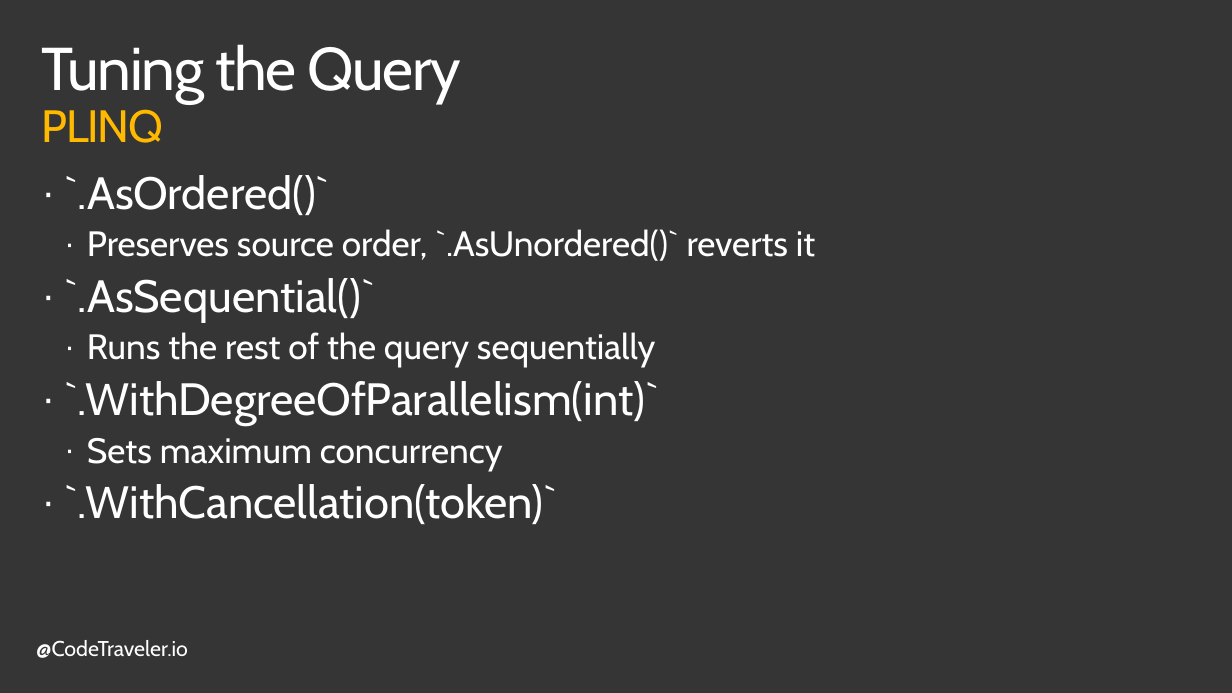
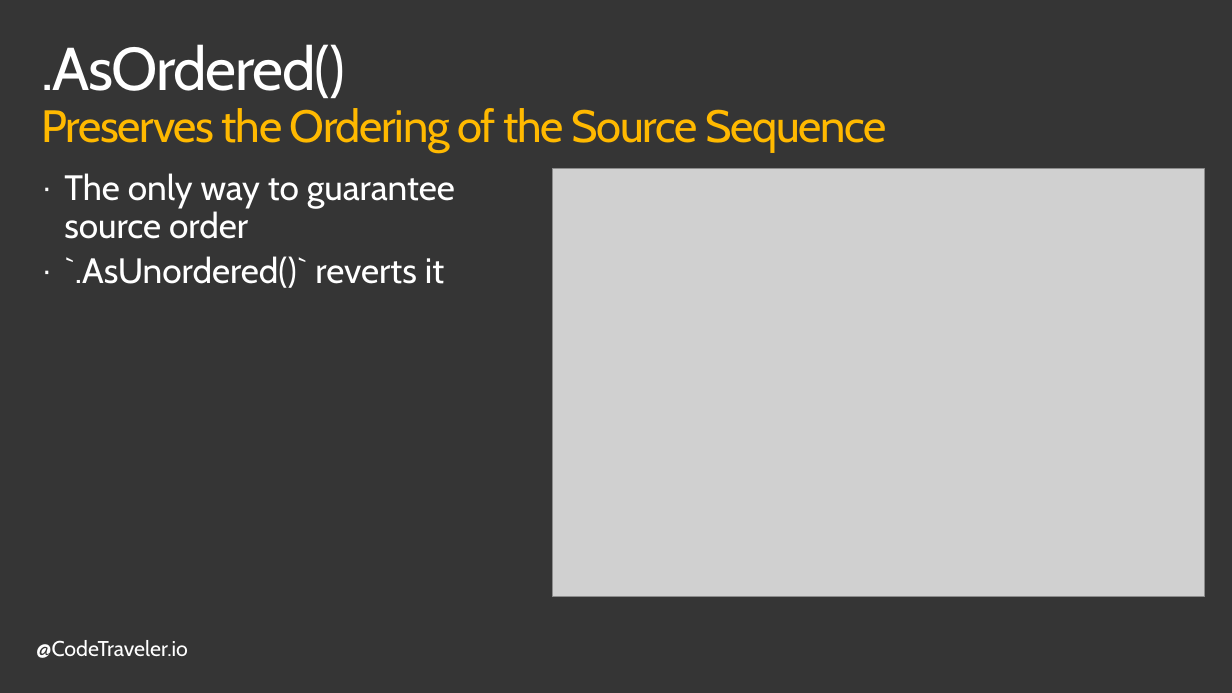
Before and after one commit to TheCodeTraveler/BecomeAnExpertWithAsyncAwait, a slide deck: slide 14 of 7. Data Parallelism/DataParallelism.pptx. Drawn at 1232x693 pixels with LibreOffice and Linux fonts; fonts in the diff are those of the drawing; grey boxes stand for pictures; background and template pictures are left out. Boxes give left, top, right and bottom in pixels: in the first picture for what was removed or moved away, otherwise in the second. Text is boxed around its words. In the diff, an @@ line names an element or a change of style, - is before the commit and + after.

```diff
--- a/7. Data Parallelism/DataParallelism.pptx
+++ b/7. Data Parallelism/DataParallelism.pptx
@@ title at box(42, 44, 887, 153): text changed; size 48 to 36 pt; text colour #FFFFFF to #FFB900 @@
-Tuning the Query
-PLINQ
+.AsOrdered()
+Preserves the Ordering of the Source Sequence
@@ text at box(64, 173, 455, 288): text changed @@
-· `.AsOrdered()`
-  · Preserves source order, `.AsUnordered()` reverts it
-· `.AsSequential()`
-  · Runs the rest of the query sequentially
-· `.WithDegreeOfParallelism(int)`
-  · Sets maximum concurrency
-· `.WithCancellation(token)`
+· The only way to guarantee source order
+· `.AsUnordered()` reverts it
@@ picture added at box(553, 168, 1205, 596) @@
```
Also in this commit, not shown: 2 other slides changed, 2 slides added, 1 slide removed.
